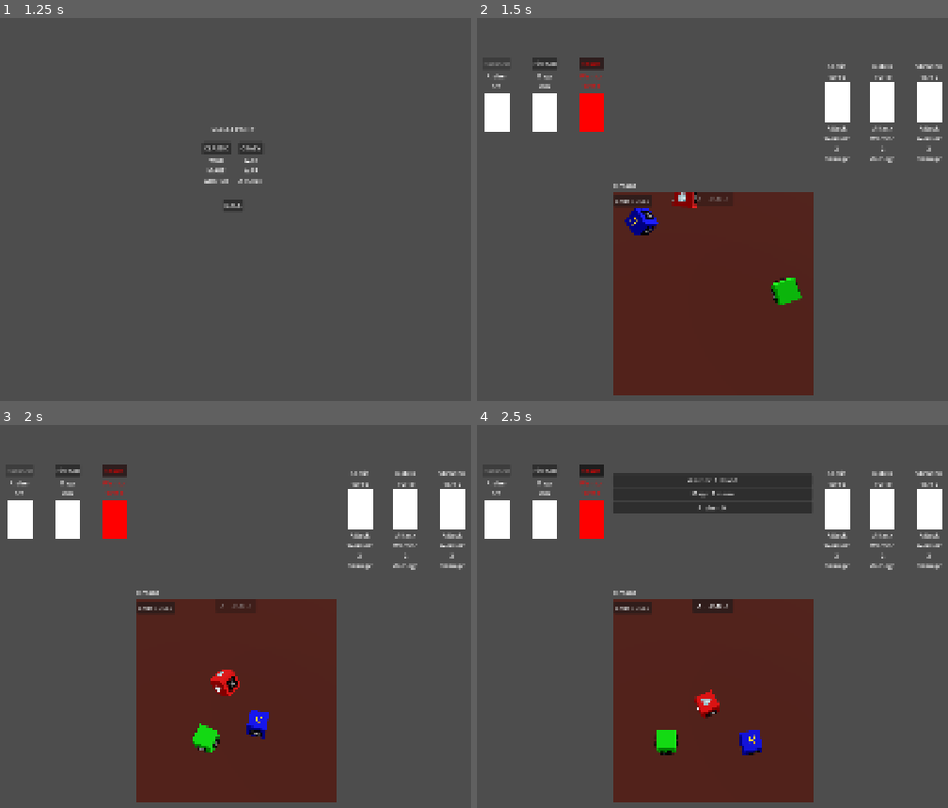
Above: before the commit, frames 1-4 (two rows, left to right).
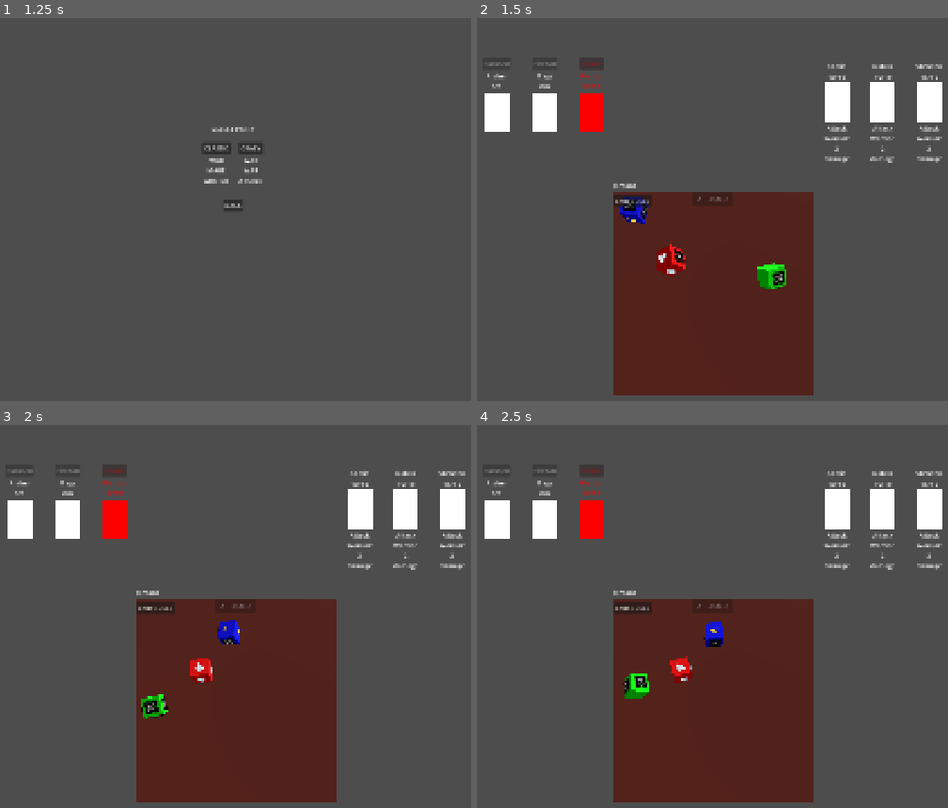
Above: after the commit, the same moments.

Repository: Emilgod/DICE-ROGUELITE
Game: Godot game, scene res://SCENES/UI/main_menu.tscn
Two runs of this game, one before a commit and one after it. Both use one fixed random seed, a clock stepped at 60 frames per second and the inputs below.
Inputs (mouse positions are in pixels of both pictures, inside the frame that each line leads up to):
- Up to frame 1 (1.25 s): click "PLAY" at 0.5 s
- Up to frame 2 (1.5 s): click "CLASSIC" at 1.25 s
- Up to frame 3 (2 s): no input
- Up to frame 4 (2.5 s): click (590, 470) at 2 s, where only the run before the commit has a clickable "taunt"

Frame 1 is identical in both runs. In frame 2, 1.8% of the frame differs, in the area x 12-70%, y 11-75%; in frame 3, 1.8%; in frame 4, 5.7%, in the area x 12-72%, y 10-87%.

Commit message:
action selection logic, fixed some bugs

Diff:
--- a/SCENES/BOARD/board.gd
+++ b/SCENES/BOARD/board.gd
@@ -14,6 +14,7 @@
 var character_panel_scene = preload("res://SCENES/CHARACTER STUFF/character_ui.tscn")
 var dice_action_button_scene = preload("res://SCENES/UI/dice_action_button.tscn")
 
+var active_action_button: Button = null
 var party: Array[Character] = []
 var all_dice = []
 var dice_to_character = {}
@@ -21,19 +22,18 @@
 var current_enemy_attacks: Array[Dictionary] = []
 var rerolls_remaining: int = 2
 var dice_results_updated: bool = false
-
+var selected_action: Dictionary = {}
 func _ready() -> void:
 	setup_with_party(GameManager.selected_party)
 	setup_party_display()
 	spawn_dice()
 	setup_encounter()
-	phase_button.pressed.connect(_on_phase_button_pressed)
-	button.pressed.connect(_on_button_pressed)
 	start_enemy_phase()
 
 func setup_party_display():
 	for character in party:
 		var panel = character_panel_scene.instantiate()
+		panel.board = self
 		party_container.add_child(panel)
 		panel.setup(character)
 
@@ -123,6 +123,7 @@
 			var face_data = dice.sides_data[top_face]
 
 			var action_button = dice_action_button_scene.instantiate()
+			action_button.board = self
 			actions_container.add_child(action_button)
 			action_button.setup(face_data, dice, character, Callable(self, "on_action_selected"))
 
@@ -131,8 +132,6 @@
 	if not GameManager.is_state(GameManager.GameState.PLAYER_ACTIONS):
 		return
 
-	print("Selected from %s: " % character.character_name, face_data)
-	# TODO: Combat logic here
 
 func reroll_dice():
 	if not GameManager.is_state(GameManager.GameState.PLAYER_ROLLING):
@@ -149,7 +148,8 @@
 
 	for dice in all_dice:
 		if not dice.is_locked:
-			dice.reset_and_reroll()
+			dice.apply_central_impulse(Vector3(randf_range(-10, 10), 0, randf_range(-10, 10)))
+			dice.apply_torque_impulse(Vector3(randf_range(-0.05, 0.05), randf_range(-0.05, 0.05), randf_range(-0.05, 0.05)))
 	if rerolls_remaining == 0:
 
 		end_rolls()
@@ -251,7 +251,5 @@
 		end_rolls()
 	elif GameManager.is_state(GameManager.GameState.PLAYER_ACTIONS):
 		end_turn()
-
-
 func _on_button_pressed() -> void:
 	reroll_dice()
--- a/SCENES/CHARACTER STUFF/character_ui.gd
+++ b/SCENES/CHARACTER STUFF/character_ui.gd
@@ -6,7 +6,18 @@
 @export var ability_button: Button
 
 var character: Character
+var board:Node3D
 
+func _process(delta: float) -> void:
+	if character.ability:
+		if character.ability.ability_type == "passive":
+			ability_button.disabled = true  # Always disabled
+		else:
+			# Only active abilities toggle based on state
+			if GameManager.is_state(GameManager.GameState.PLAYER_ACTIONS):
+				ability_button.disabled = false
+			else:
+				ability_button.disabled = true
 func setup(char: Character):
 	character = char
 	name_label.text = char.character_name
@@ -25,3 +36,19 @@
 
 func unhighlight():
 	modulate = Color.WHITE
+
+func _on_ability_button_pressed() -> void:
+	if not GameManager.is_state(GameManager.GameState.PLAYER_ACTIONS):
+		ability_button.button_pressed = false
+		return
+	var buttons = get_tree().get_nodes_in_group("action button")
+	for button in buttons:
+		button.button_pressed = false
+	ability_button.button_pressed = true
+
+	board.selected_action = {
+		"type": "ability",
+		"ability": character.ability,
+		"character": character
+	}
+	print("Selected dice action: ", board.selected_action)
--- a/SCENES/CHARACTER STUFF/character_ui.tscn
+++ b/SCENES/CHARACTER STUFF/character_ui.tscn
@@ -1,6 +1,9 @@
 [gd_scene format=3 uid="uid://dh4xwdusb0p36"]
 
 [ext_resource type="Script" uid="uid://cubwjcukcp0lq" path="res://SCENES/CHARACTER STUFF/character_ui.gd" id="1_ldxep"]
+
+[sub_resource type="StyleBoxFlat" id="StyleBoxFlat_ldxep"]
+bg_color = Color(0.9647059, 0.3529412, 0.5137255, 0.22745098)
 
 [sub_resource type="CanvasTexture" id="CanvasTexture_ldxep"]
 
@@ -24,8 +27,9 @@
 size_flags_horizontal = 4
 size_flags_vertical = 4
 
-[node name="ability_button" type="Button" parent="Vbox" unique_id=271569662]
+[node name="ability_button" type="Button" parent="Vbox" unique_id=271569662 groups=["action button"]]
 layout_mode = 2
+theme_override_styles/pressed = SubResource("StyleBoxFlat_ldxep")
 toggle_mode = true
 text = "special"
 
@@ -50,3 +54,5 @@
 size_flags_vertical = 4
 texture = SubResource("CanvasTexture_ldxep")
 expand_mode = 1
+
+[connection signal="pressed" from="Vbox/ability_button" to="." method="_on_ability_button_pressed"]
--- a/SCENES/DICE/dice.gd
+++ b/SCENES/DICE/dice.gd
@@ -115,6 +115,6 @@
 
 func reset_and_reroll() -> void:
 	is_settled = false
-	position = Vector3(randf_range(0, 0.1), -1, randf_range(0, 0.1))
+	position = Vector3(randf_range(0, 0.2), -1, randf_range(0, 0.2))
 	apply_central_impulse(Vector3(randf_range(-10, 10), 0, randf_range(-10, 10)))
 	apply_torque_impulse(Vector3(randf_range(-0.05, 0.05), randf_range(-0.05, 0.05), randf_range(-0.05, 0.05)))
--- a/SCENES/UI/dice_action_button.gd
+++ b/SCENES/UI/dice_action_button.gd
@@ -5,6 +5,13 @@
 var dice: Node3D
 var character: Character
 var on_action_callback: Callable
+var board:Node3D
+
+func _process(delta: float) -> void:
+	if GameManager.is_state(GameManager.GameState.PLAYER_ACTIONS):
+		disabled = false
+	else:
+		disabled = true
 
 func setup(p_face_data: Dictionary, p_dice: Node3D, p_character: Character, callback: Callable):
 	face_data = p_face_data
@@ -16,4 +23,17 @@
 	text = "%s: %d %s" % [character.character_name, face_data["value"], ", ".join(face_data["effects"])]
 
 func _on_pressed() -> void:
-	pass # Replace with function body.
+	if not GameManager.is_state(GameManager.GameState.PLAYER_ACTIONS):
+		button_pressed = false
+		return
+	var buttons = get_tree().get_nodes_in_group("action button")
+	for button in buttons:
+		button.button_pressed = false
+	button_pressed = true
+
+	board.selected_action = {
+		"type": "dice",
+		"face_data": face_data,
+		"character": character
+	}
+	print("Selected dice action: ", board.selected_action)
--- a/SCENES/UI/dice_action_button.tscn
+++ b/SCENES/UI/dice_action_button.tscn
@@ -2,7 +2,7 @@
 
 [ext_resource type="Script" uid="uid://8fean4m6u6sc" path="res://SCENES/UI/dice_action_button.gd" id="1_yo15n"]
 
-[node name="dice_action_button" type="Button" unique_id=1256011095]
+[node name="dice_action_button" type="Button" unique_id=1256011095 groups=["action button"]]
 offset_right = 8.0
 offset_bottom = 8.0
 toggle_mode = true
--- a/project.godot
+++ b/project.godot
@@ -29,6 +29,7 @@
 [global_group]
 
 dice=""
+"action button"=""
 
 [layer_names]
 
